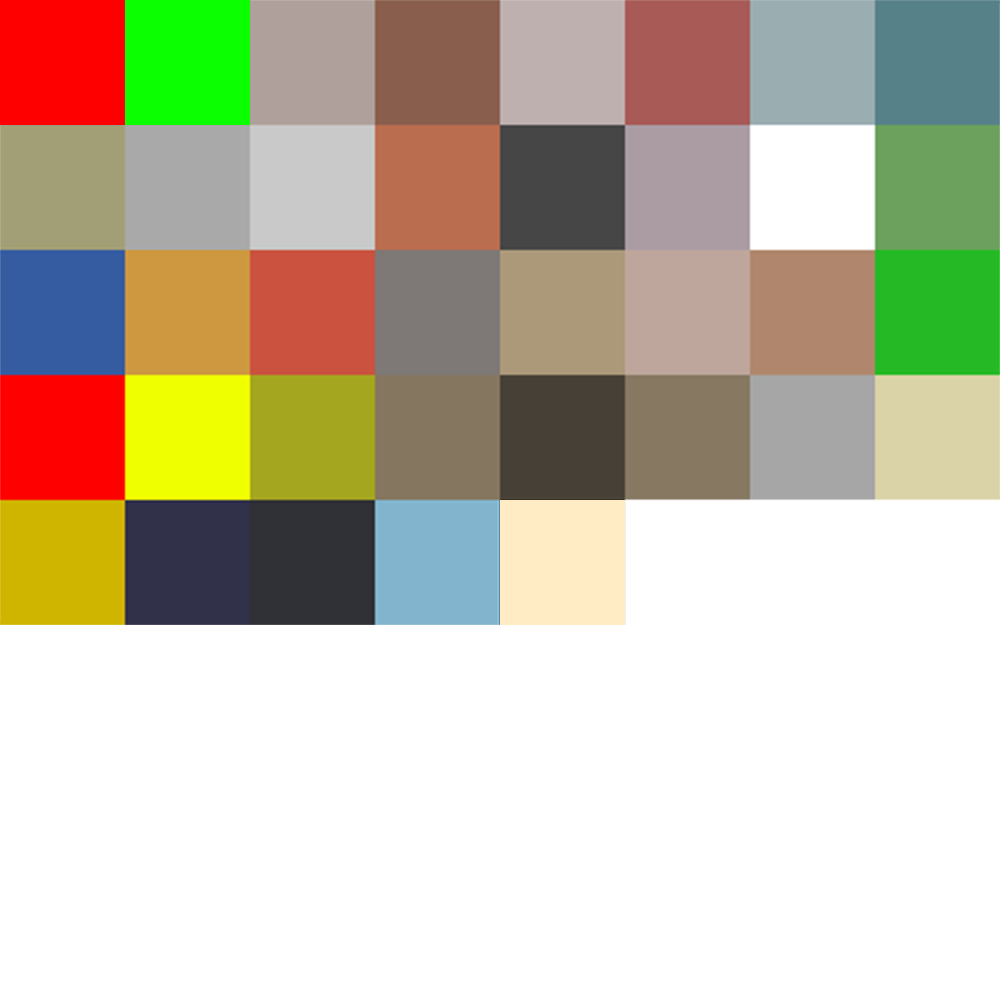
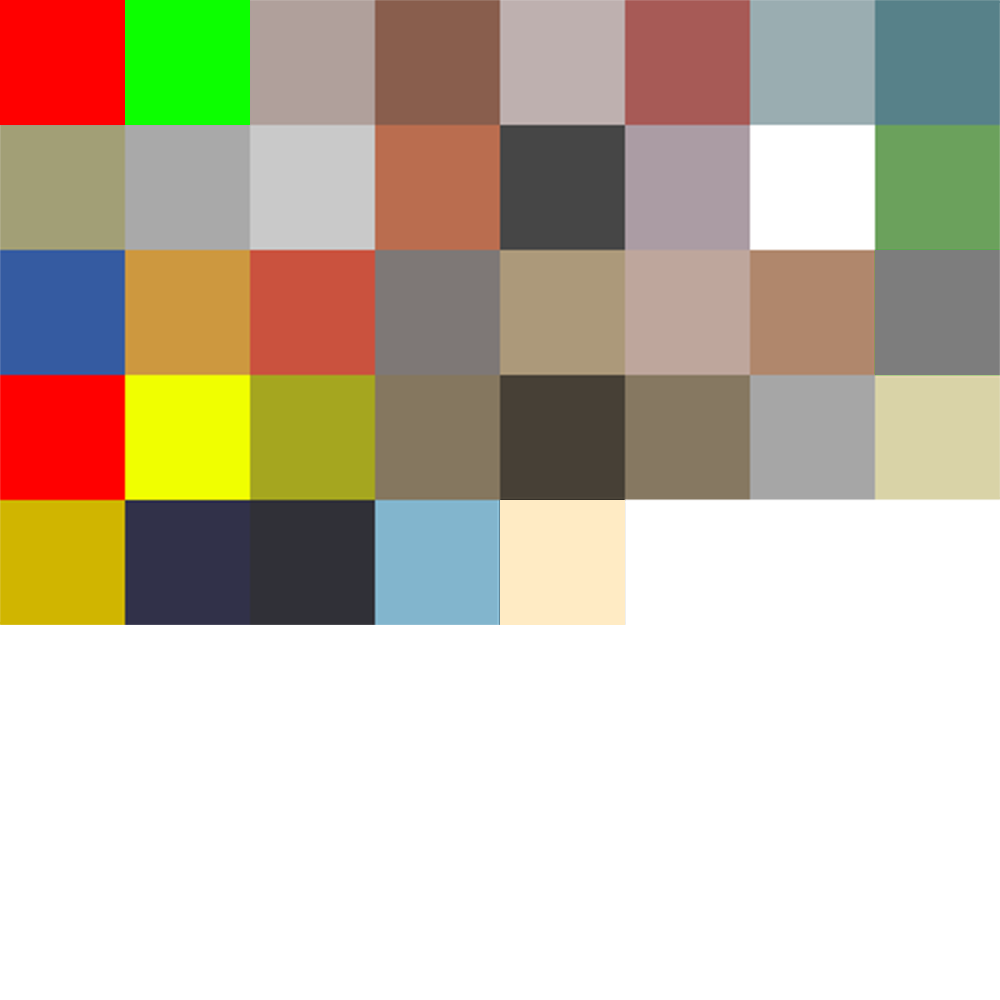
Before/after of a 1000x1000 layered artwork. What changed in the layer stack:
painted on "Layer 3" over [875,250,1000,375]